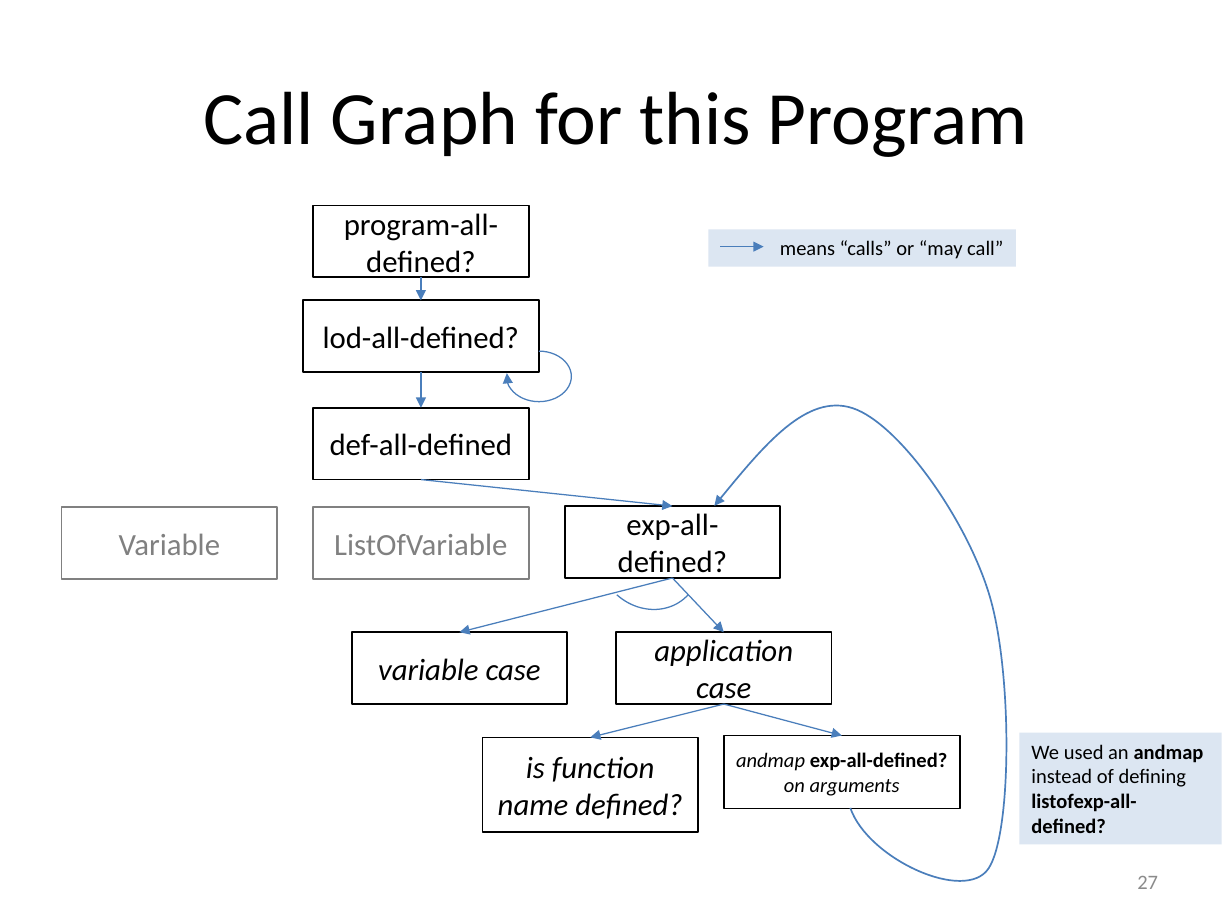
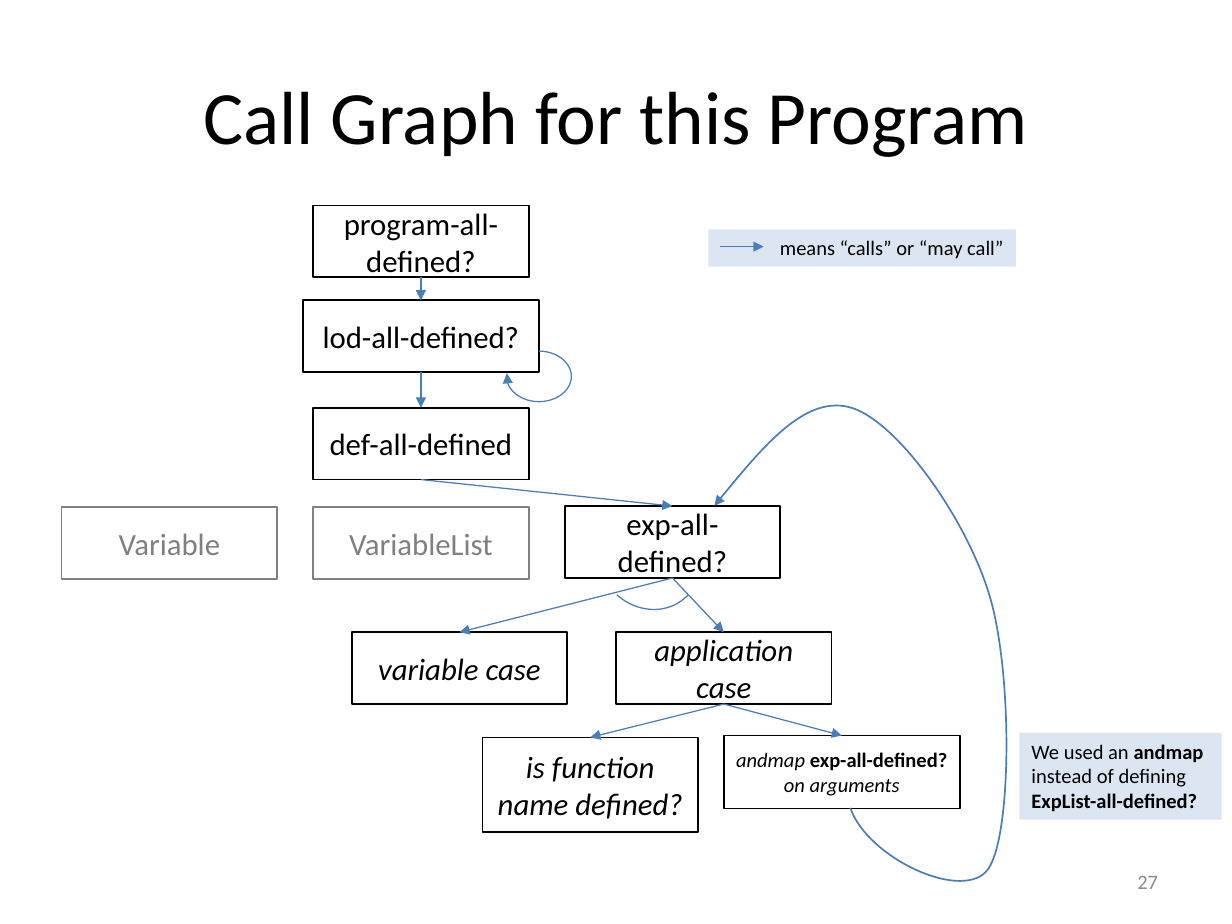
Before and after one commit to mwand/cs5010f17, a slide deck: slide 27 of Slides/Lesson 7.4 Case Study-- Undefined Variables.pptx. Drawn at 1232x924 pixels with LibreOffice and Linux fonts; fonts in the diff are those of the drawing. Boxes give left, top, right and bottom in pixels: in the first picture for what was removed or moved away, otherwise in the second. Text is boxed around its words. In the diff, an @@ line names an element or a change of style, - is before the commit and + after.

```diff
--- a/Slides/Lesson 7.4 Case Study-- Undefined Variables.pptx
+++ b/Slides/Lesson 7.4 Case Study-- Undefined Variables.pptx
@@ text in rectangle at box(349, 533, 492, 555): text changed @@
-ListOfVariable
+VariableList
@@ rectangle "We used an andmap instead ...": place and size @@
-rectangle "We used an andmap instead ..." at box(1019, 733, 1221, 845)
+rectangle "We used an andmap instead ..." at box(1019, 733, 1221, 821)
@@ text in rectangle at box(1031, 744, 1204, 812): text changed @@
-We used an andmap instead of defining listofexp-all-defined?
+We used an andmap instead of defining ExpList-all-defined?
```
Also in this commit, not shown: 8 other slides changed, 9 other files.
